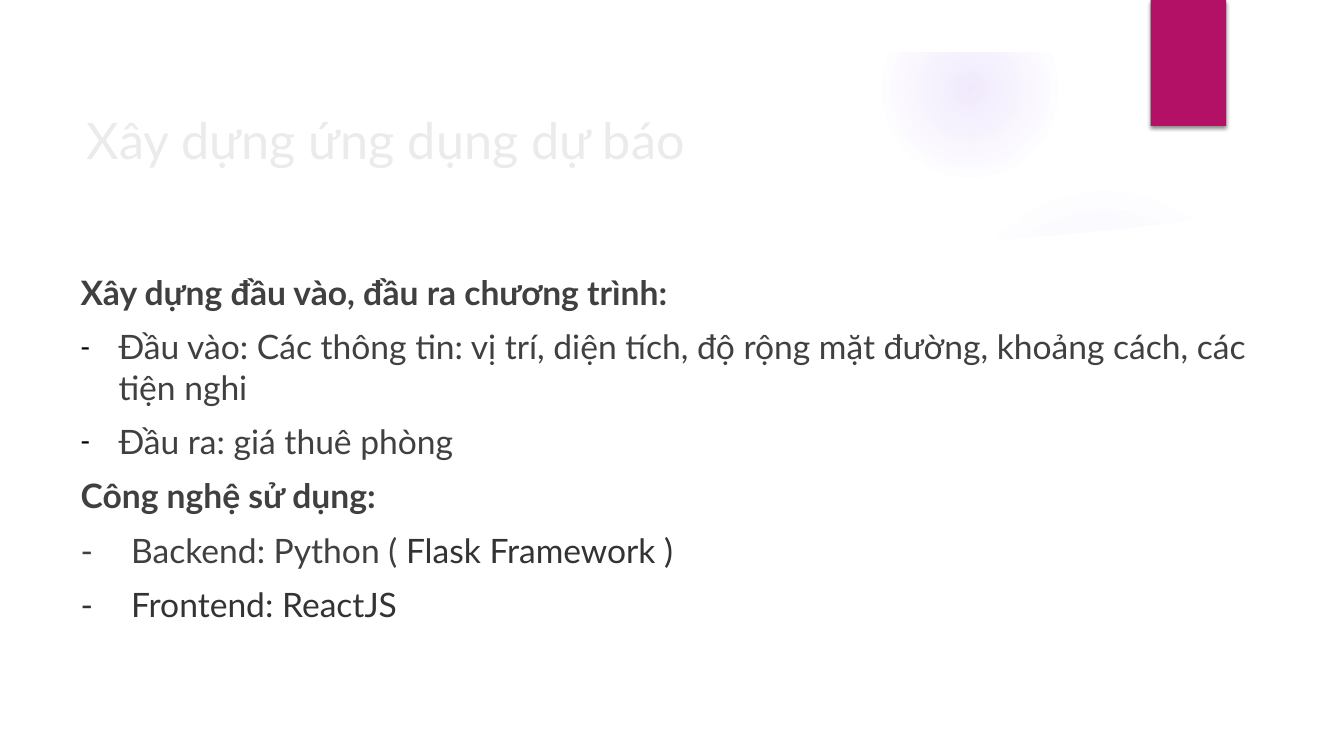
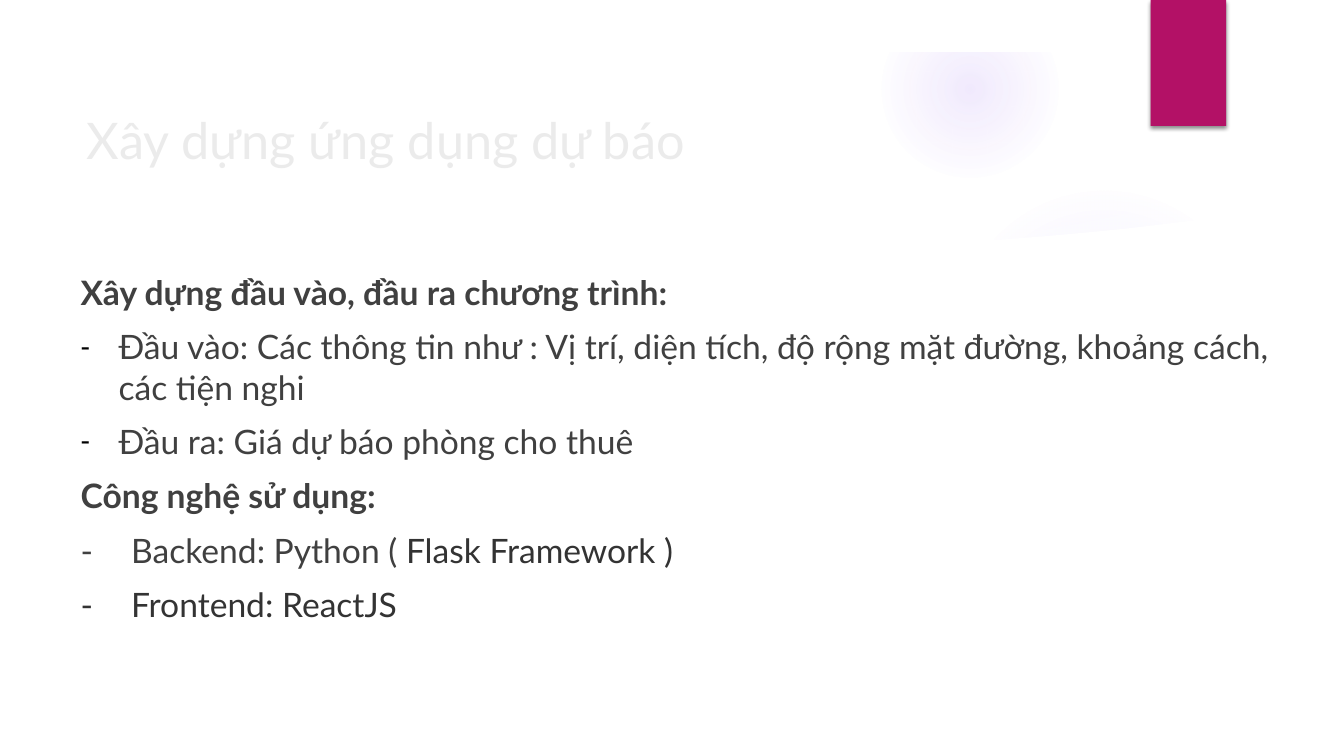
Before and after one commit to DesertFoxee/ai_room_price_prediction, a slide deck: slide 21 of Slide.pptx. Drawn at 1344x756 pixels with LibreOffice and Linux fonts; fonts in the diff are those of the drawing; background and template pictures are left out. Boxes give left, top, right and bottom in pixels: in the first picture for what was removed or moved away, otherwise in the second. Text is boxed around its words. In the diff, an @@ line names an element or a change of style, - is before the commit and + after.

```diff
--- a/Slide.pptx
+++ b/Slide.pptx
@@ text at box(119, 332, 1268, 460): text changed @@
-– Đầu vào: Các thông tin: vị trí, diện tích, độ rộng mặt đường, khoảng cách, các tiện nghi
-– Đầu ra: giá thuê phòng
+– Đầu vào: Các thông tin như : Vị trí, diện tích, độ rộng mặt đường, khoảng cách, các tiện nghi
+– Đầu ra: Giá dự báo phòng cho thuê
```
Also in this commit, not shown: 12 other slides changed, 1 other file.
